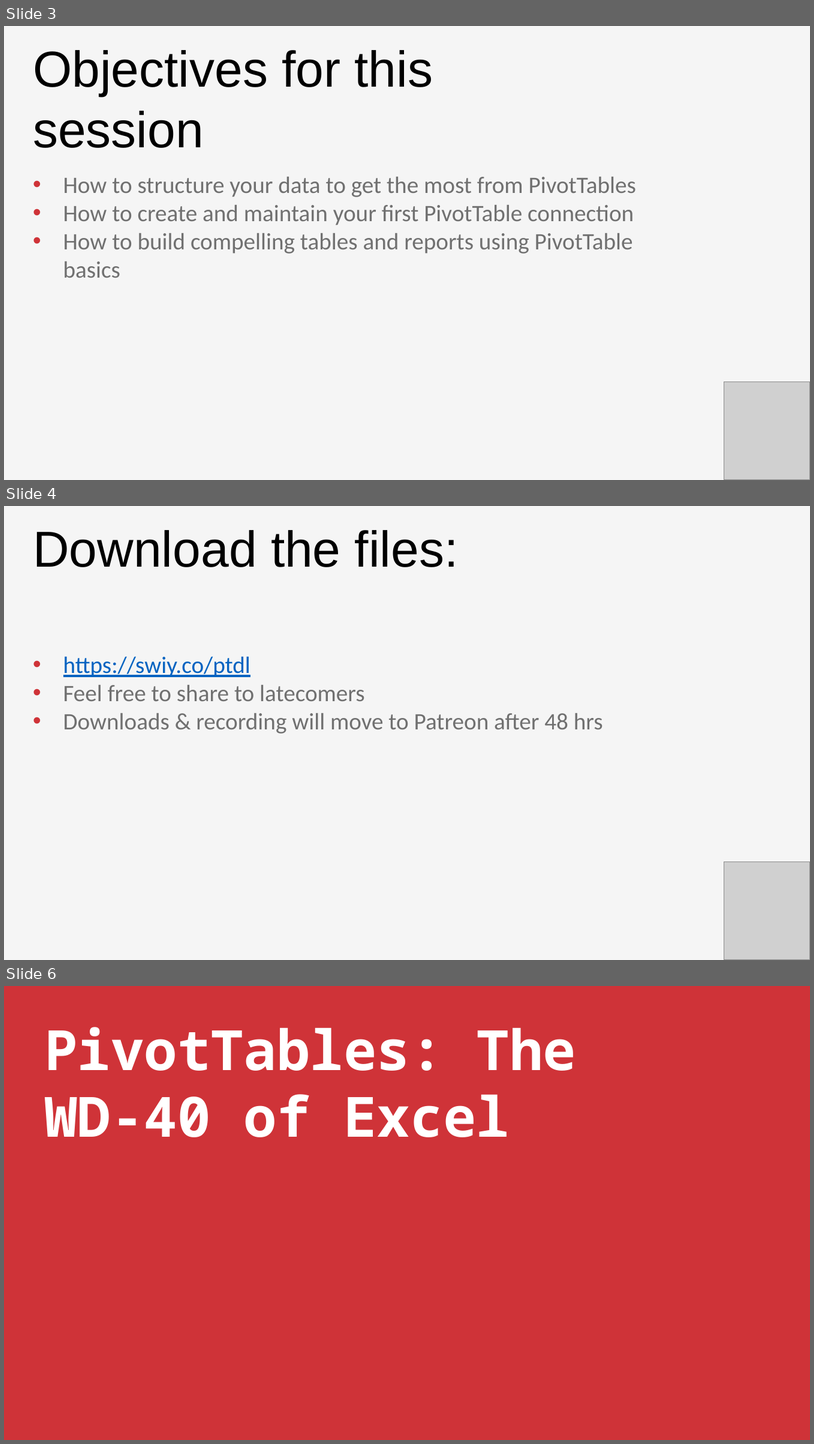
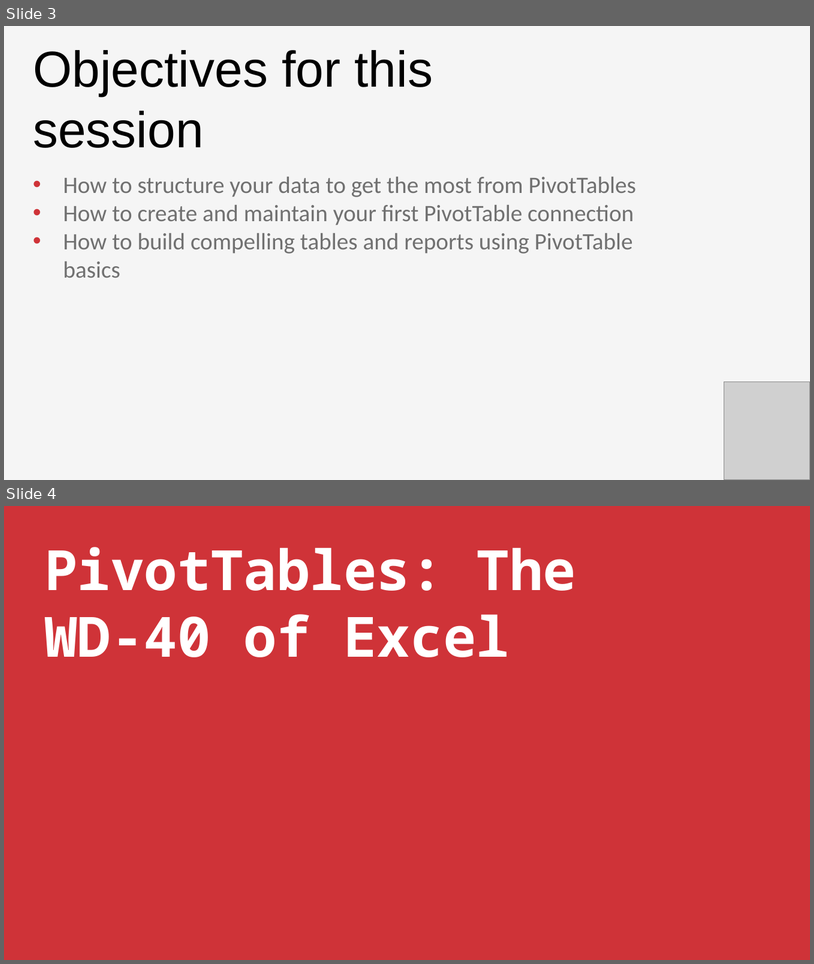
Before and after one commit to stringfestdata/first-steps-pivot-tables-excel, a slide deck: intro-pivot-tables-slides.pptx. Shown one above the other, each under a label of ours: slides 3, 4 and 6 before the commit, slides 3 and 4 after it; the slides between them are not shown. The pictures are 814x1444 and 814x964 pixels, drawn with LibreOffice and Linux fonts; fonts in the diff are those of the drawing; grey boxes stand for pictures. Boxes give left, top, right and bottom in pixels: in the first picture for what was removed or moved away, otherwise in the second. Text is boxed around its words. In the diff, an @@ line names an element or a change of style, - is before the commit and + after.

```diff
--- a/intro-pivot-tables-slides.pptx
+++ b/intro-pivot-tables-slides.pptx
@@ slide 4 removed at (x1=4, y1=506, x2=810, y2=960), background #F5F5F5 @@
@@ text removed at (x1=33, y1=530, x2=459, y2=567) @@
-Download the files:
@@ text removed at (x1=63, y1=656, x2=603, y2=733) @@
-• https://swiy.co/ptdl
-• Feel free to share to latecomers
-• Downloads & recording will move to Patreon after 48 hrs
@@ picture removed at (x1=725, y1=862, x2=810, y2=960) @@
@@ what was slide 6 is now slide 4 @@
```
Also in this commit, not shown: 1 slide changed, 5 other slides removed.
